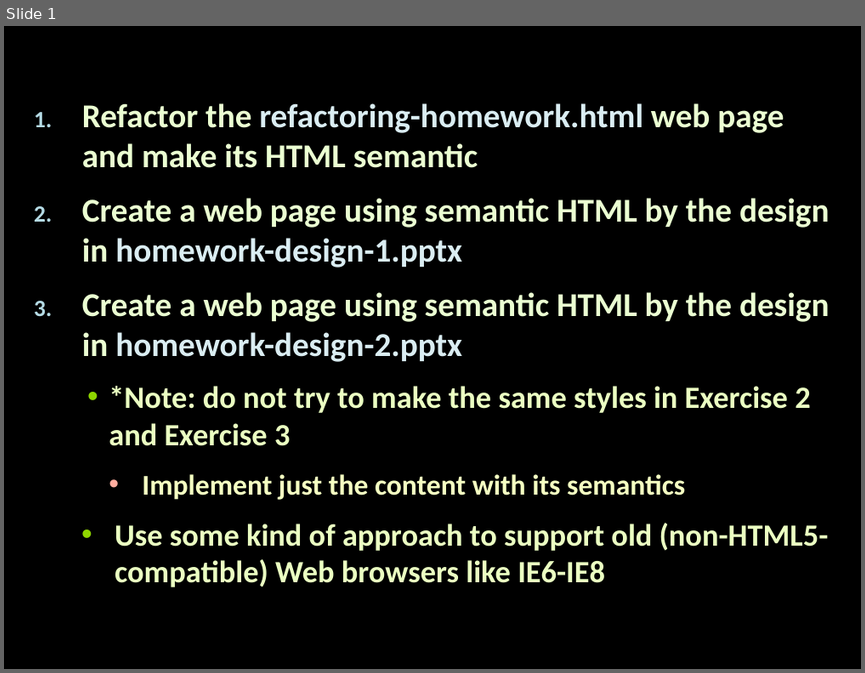
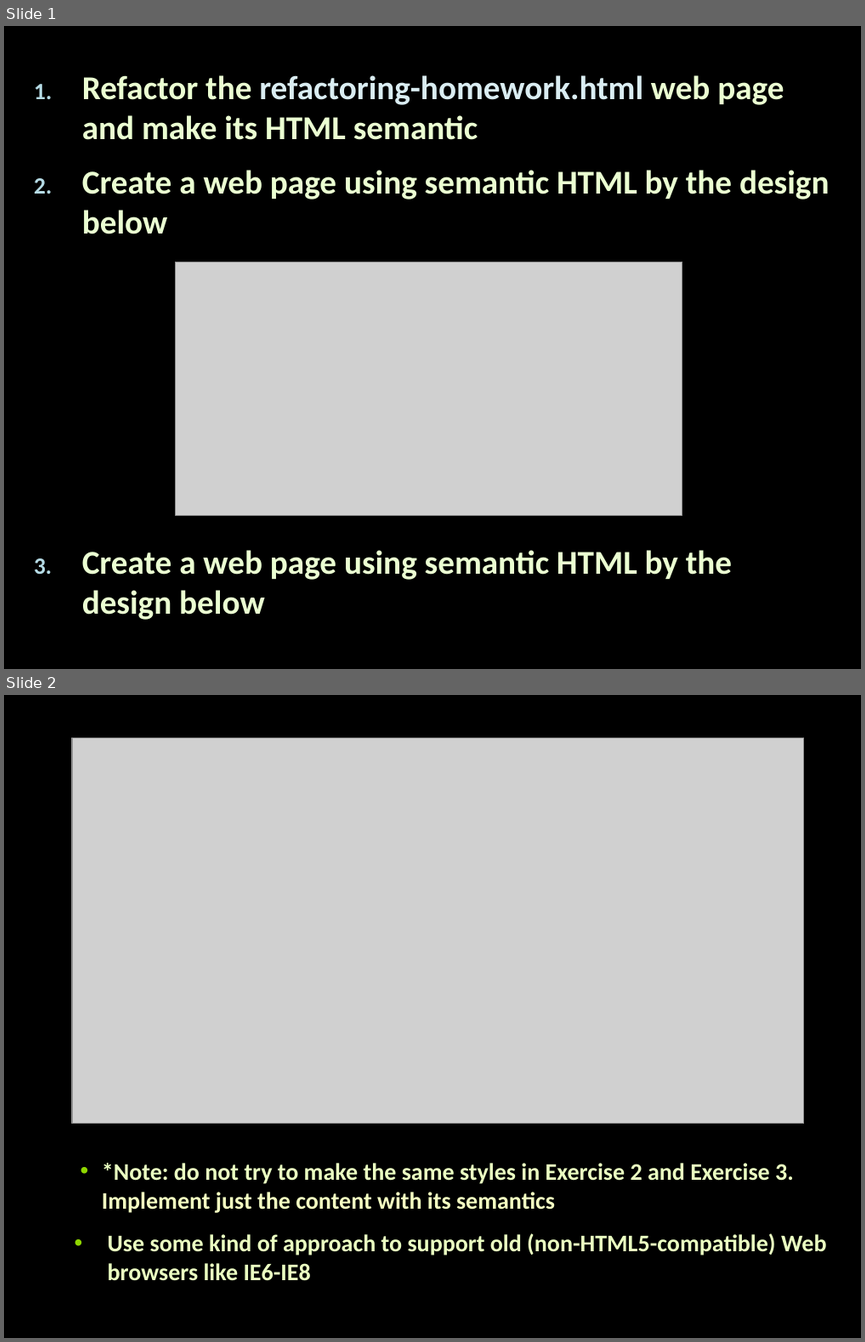
Before and after one commit to Termininja/TelerikAcademy, a slide deck: HTML & CSS/4. Semantic HTML/Semantic HTML.pptx. Shown one above the other, each under a label of ours: slide 1 before the commit, slides 1 and 2 after it. The pictures are 865x673 and 865x1342 pixels, drawn with LibreOffice and Linux fonts; fonts in the diff are those of the drawing; grey boxes stand for pictures. Boxes give left, top, right and bottom in pixels: in the first picture for what was removed or moved away, otherwise in the second. Text is boxed around its words. In the diff, an @@ line names an element or a change of style, - is before the commit and + after.

Commit message:
HTML

```diff
--- a/HTML & CSS/4. Semantic HTML/Semantic HTML.pptx
+++ b/HTML & CSS/4. Semantic HTML/Semantic HTML.pptx
@@ slide 2 added at [4,695,861,1338], background #000000 @@
@@ picture added at [72,737,803,1123] @@
@@ text added at [102,1163,827,1281], 20 pt, text #EBFFC2, bold @@
+  • *Note: do not try to make the same styles in Exercise 2 and Exercise 3. Implement just the content with its semantics
+  • Use some kind of approach to support old (non-HTML5-compatible) Web browsers like IE6-IE8
@@ slide 1 changed as well @@
@@ text "Refactor the refactoring-homework.html web page ...": place and size @@
-text "Refactor the refactoring-homework.html web page ..." at [82,103,829,587]
+text "Refactor the refactoring-homework.html web page ..." at [82,75,829,234]
@@ text at [82,170,829,234]: text changed; size 26 to 28 pt; text colour #EBFFC2 to #EBFFD2 @@
-2. Create a web page using semantic HTML by the design in homework-design-1.pptx
-3. Create a web page using semantic HTML by the design in homework-design-2.pptx
-  • *Note: do not try to make the same styles in Exercise 2 and Exercise 3
-    • Implement just the content with its semantics
-  • Use some kind of approach to support old (non-HTML5-compatible) Web browsers like IE6-IE8
+2. Create a web page using semantic HTML by the design below
@@ picture added at [176,261,682,516] @@
@@ text added at [82,550,732,619], 28 pt, text #EBFFD2, bold @@
+3. Create a web page using semantic HTML by the design below
```
Also in this commit, not shown: 5 other files.
